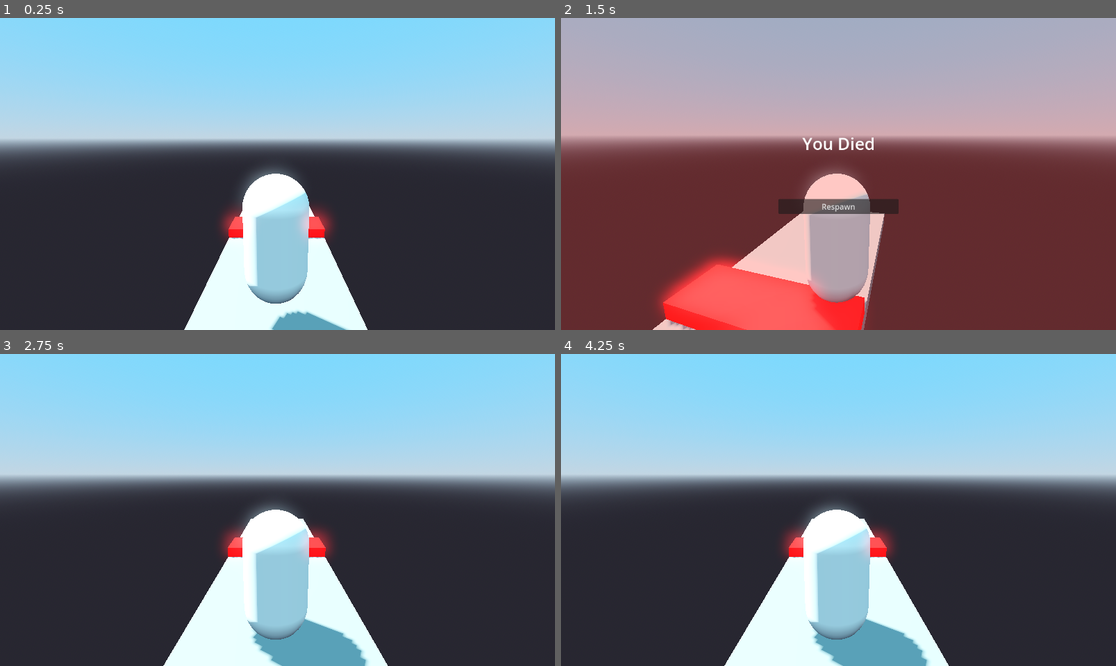
Above: before the commit, frames 1-4 (two rows, left to right).
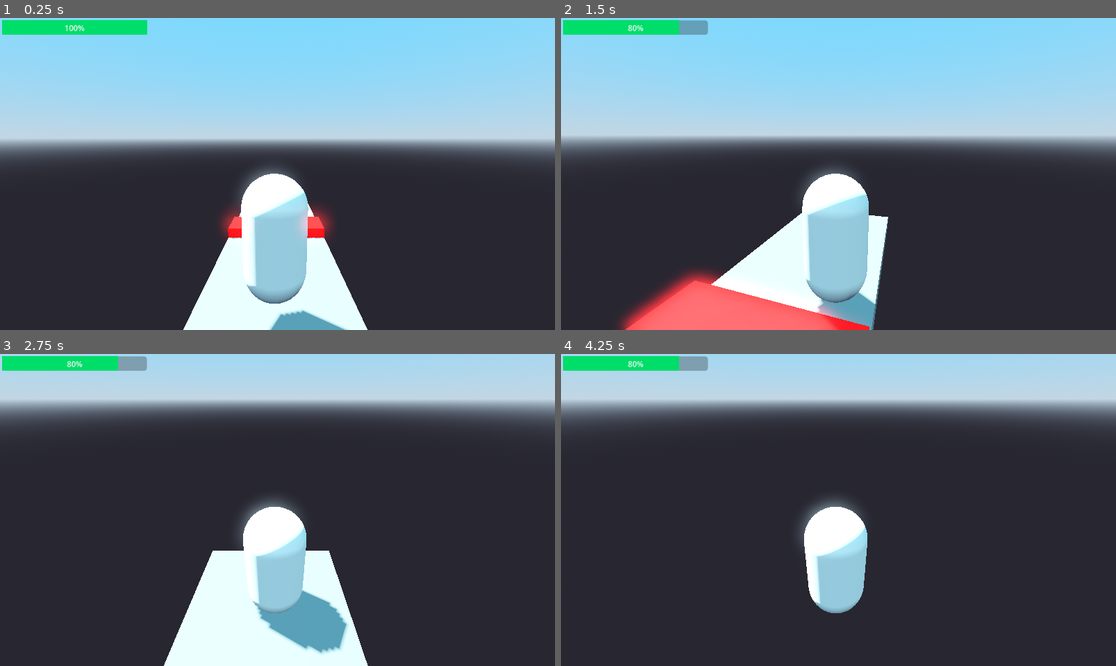
Above: after the commit, the same moments.

Repository: Klorine-Dev/Internal
Game: Godot game, scene res://main.tscn
Two runs of this game, one before a commit and one after it. Both use one fixed random seed, a clock stepped at 60 frames per second and the inputs below.
Inputs (mouse positions are in pixels of both pictures, inside the frame that each line leads up to):
- Up to frame 1 (0.25 s): no input
- Up to frame 2 (1.5 s): tap Enter (ui_accept) at 0.5, 0.77 s; move the mouse to (866, 174) at 0.52 s; hold Up (ui_up) from 0.53 s (still down); move the mouse to (810, 174) at 1.27 s
- Up to frame 3 (2.75 s): tap Enter (ui_accept) at 1.52 s; release Up (ui_up) at 2 s; click (277, 541) at 2 s, where only the run before the commit has a clickable "Respawn"
- Up to frame 4 (4.25 s): move the mouse to (849, 503) at 2.77 s; hold Up (ui_up) 2.78-3.5 s; click (838, 541) at 3.5 s, where only the run before the commit has a clickable "Respawn"

The runs differ from the first frame. In frame 1, 1.6% of the frame differs, in the area x 0-66%, y 0-100%; in frame 2, 97%, in the area x 0-100%, y 0-100%; in frame 3, 50%; in frame 4, 54%.

Commit message:
added health script

Diff:
--- a/godotLearning-SimplePlatformer/main.gd
+++ b/godotLearning-SimplePlatformer/main.gd
@@ -1,15 +1,40 @@
 extends Node3D
 
 @export var MovementEnabled: bool=true;
+@export var PlayerHealth: int=100; #$Player/PlayerHealth.Health
 
 func _ready()->void:
 	$UI/RespawnScreen.hide();
 	$UI.hide();
 
+func die()->void:
+	# get_tree().reload_current_scene();
+	$UI/RespawnScreen.show();
+	$UI.show();
+	MovementEnabled=false;
+	Input.set_mouse_mode(Input.MOUSE_MODE_VISIBLE);
+
+var delta: float
+func _process(_delta:float)->void:
+	# PlayerHealth=$Player/PlayerHealth.Health;
+	if(PlayerHealth<=0):die();
+	delta=_delta;
+
+# func SetPlayerHealth(amt:int)->void:
+# 	if PlayerHealth-amt>=0:PlayerHealth=amt;
+# 	else:die();
+@export var WhilePlayerTouching:bool=false;
 func _on_area_3d_body_entered(body:Node3D)->void:
 	if(body.name=="Player"):
-		# get_tree().reload_current_scene();
-		$UI/RespawnScreen.show();
-		$UI.show();
-		MovementEnabled=false;
-		Input.set_mouse_mode(Input.MOUSE_MODE_VISIBLE);
+		WhilePlayerTouching=true;
+		$Player/DamageTimer.start();
+		PlayerHealth-=20;
+		# die();
+
+func _on_killbrick_collision_body_exited(body:Node3D) -> void:
+	if(body.name=="Player"):
+		WhilePlayerTouching=false;
+
+
+func _on_player_hit() -> void:
+	PlayerHealth-=20;
--- a/godotLearning-SimplePlatformer/main.tscn
+++ b/godotLearning-SimplePlatformer/main.tscn
@@ -77,8 +77,10 @@
 shape = SubResource("BoxShape3D_iv2o8")
 
 [node name="Player" parent="." instance=ExtResource("1_ka8am")]
-transform = Transform3D(1, 0, 0, 0, 1, 0, 0, 0, 1, -3.5, 2, 0)
+transform = Transform3D(1, 0, 0, 0, 1, 0, 0, 0, 1, -3.47843, 1.98319, -0.00677013)
 
 [node name="UI" parent="." instance=ExtResource("3_qai8s")]
 
 [connection signal="body_entered" from="KillBrick/KillbrickCollision" to="." method="_on_area_3d_body_entered"]
+[connection signal="body_exited" from="KillBrick/KillbrickCollision" to="." method="_on_killbrick_collision_body_exited"]
+[connection signal="hit" from="Player" to="." method="_on_player_hit"]
--- a/godotLearning-SimplePlatformer/player.gd
+++ b/godotLearning-SimplePlatformer/player.gd
@@ -12,6 +12,7 @@
 	Input.set_mouse_mode(Input.MOUSE_MODE_CAPTURED);
 
 func _physics_process(delta: float) -> void:
+	$HealthGui/ProgressBar.value=get_parent().PlayerHealth;
 	if(get_parent().MovementEnabled):
 		if not is_on_floor():velocity+=get_gravity()*delta;
 		if Input.is_action_just_pressed("ui_accept") and is_on_floor():
@@ -62,3 +63,10 @@
 				# if(Input.is_mouse_button_pressed(2)):
 					twist_input=(-event.relative.x*mouse_sensitivity);
 					pitch_input=(-event.relative.y*mouse_sensitivity);
+
+
+func _on_timer_timeout() -> void:
+	if(get_parent().WhilePlayerTouching):
+		# get_parent().PlayerHealth=20;
+		hit.emit();
+		$DamageTimer.start();
--- a/godotLearning-SimplePlatformer/player.tscn
+++ b/godotLearning-SimplePlatformer/player.tscn
@@ -8,6 +8,9 @@
 emission_energy_multiplier = 16.0
 
 [sub_resource type="CapsuleShape3D" id="CapsuleShape3D_1tngx"]
+
+[sub_resource type="StyleBoxFlat" id="StyleBoxFlat_h3c4y"]
+bg_color = Color(7.21961e-06, 0.872044, 0.41718, 1)
 
 [node name="Player" type="CharacterBody3D"]
 script = ExtResource("1_d41hp")
@@ -26,4 +29,32 @@
 transform = Transform3D(1, 0, 0, 0, 0.984808, 0.173648, 0, -0.173648, 0.984808, 0.0422215, 2.38419e-07, -0.0167034)
 
 [node name="Camera3D" type="Camera3D" parent="TwistPivot/PitchPivot"]
-transform = Transform3D(1, 0, 0, 0, 1, 4.47035e-08, 0, -4.47035e-08, 1, -0.0175613, -0.000153542, 3.00087)
+transform = Transform3D(1, 0, 0, 0, 1, 4.47035e-08, 0, -4.47035e-08, 1, 0, 0, 3)
+
+[node name="HealthGui" type="Control" parent="."]
+layout_mode = 3
+anchors_preset = 0
+offset_right = 40.0
+offset_bottom = 40.0
+size_flags_horizontal = 0
+size_flags_vertical = 0
+
+[node name="ProgressBar" type="ProgressBar" parent="HealthGui"]
+custom_minimum_size = Vector2(300, 20)
+layout_mode = 0
+offset_left = 5.0
+offset_top = 5.0
+offset_right = 305.0
+offset_bottom = 35.0
+theme_override_styles/fill = SubResource("StyleBoxFlat_h3c4y")
+step = 1.0
+rounded = true
+allow_greater = true
+
+[node name="DamageTimer" type="Timer" parent="."]
+wait_time = 0.25
+
+[node name="PlayerHealth" type="Node" parent="."]
+metadata/Health = 0
+
+[connection signal="timeout" from="DamageTimer" to="." method="_on_timer_timeout"]
Not shown: 1 places in godotLearning-SimplePlatformer/player.tscn that only renumber resources
